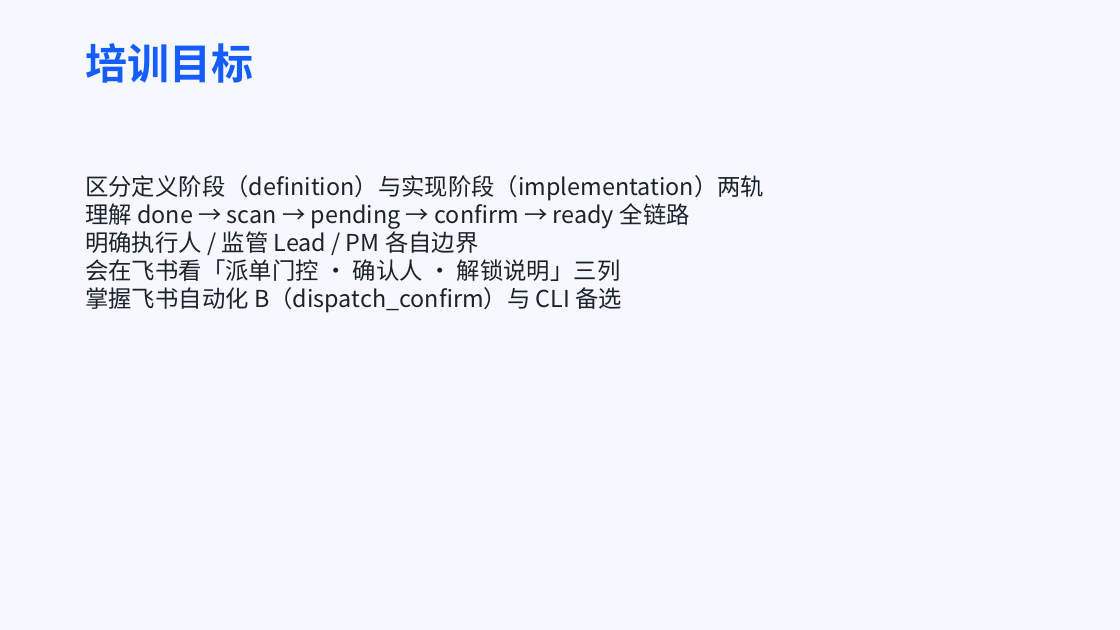
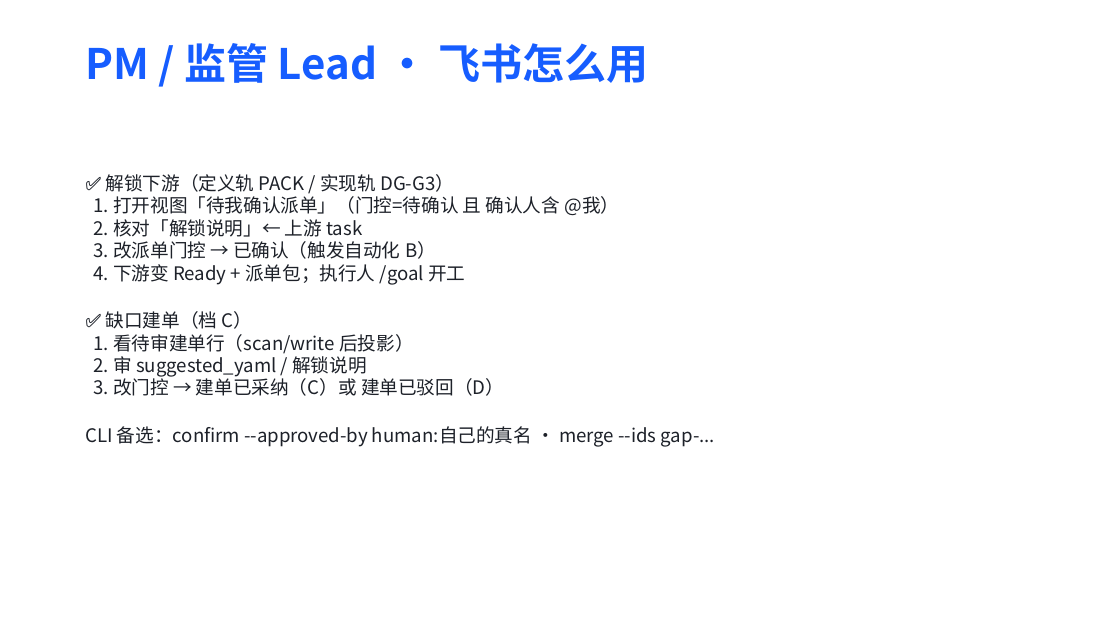
Before and after one commit to Marisolebxf/-, a slide deck: slide 6 of agent-delivery/培训/自动派单与飞书确认-团队协作培训.pptx (slide 2 before the commit). Drawn at 1120x630 pixels with LibreOffice and Linux fonts; fonts in the diff are those of the drawing. Boxes give left, top, right and bottom in pixels: in the first picture for what was removed or moved away, otherwise in the second. Text is boxed around its words. In the diff, an @@ line names an element or a change of style, - is before the commit and + after.

```diff
--- a/agent-delivery/培训/自动派单与飞书确认-团队协作培训.pptx
+++ b/agent-delivery/培训/自动派单与飞书确认-团队协作培训.pptx
@@ background #F5F8FF to #FFFFFF @@
@@ title at <box>85,43,648,83</box>: text changed @@
-培训目标
+PM / 监管 Lead · 飞书怎么用
@@ text at <box>85,174,715,447</box>: text changed; size 20 to 16 pt @@
-区分定义阶段（definition）与实现阶段（implementation）两轨
-理解 done → scan → pending → confirm → ready 全链路
-明确执行人 / 监管 Lead / PM 各自边界
-会在飞书看「派单门控 · 确认人 · 解锁说明」三列
-掌握飞书自动化 B（dispatch_confirm）与 CLI 备选
+✅ 解锁下游（定义轨 PACK / 实现轨 DG-G3）
+1. 打开视图「待我确认派单」（门控=待确认 且 确认人含 @我）
+2. 核对「解锁说明」← 上游 task
+3. 改派单门控 → 已确认（触发自动化 B）
+4. 下游变 Ready + 派单包；执行人 /goal 开工
+✅ 缺口建单（档 C）
+1. 看待审建单行（scan/write 后投影）
+2. 审 suggested_yaml / 解锁说明
+3. 改门控 → 建单已采纳（C）或 建单已驳回（D）
+CLI 备选：confirm --approved-by human:自己的真名 · merge --ids gap-...
```
Also in this commit, not shown: 11 other slides changed, 7 slides added, 3 slides removed, 2 other files.
